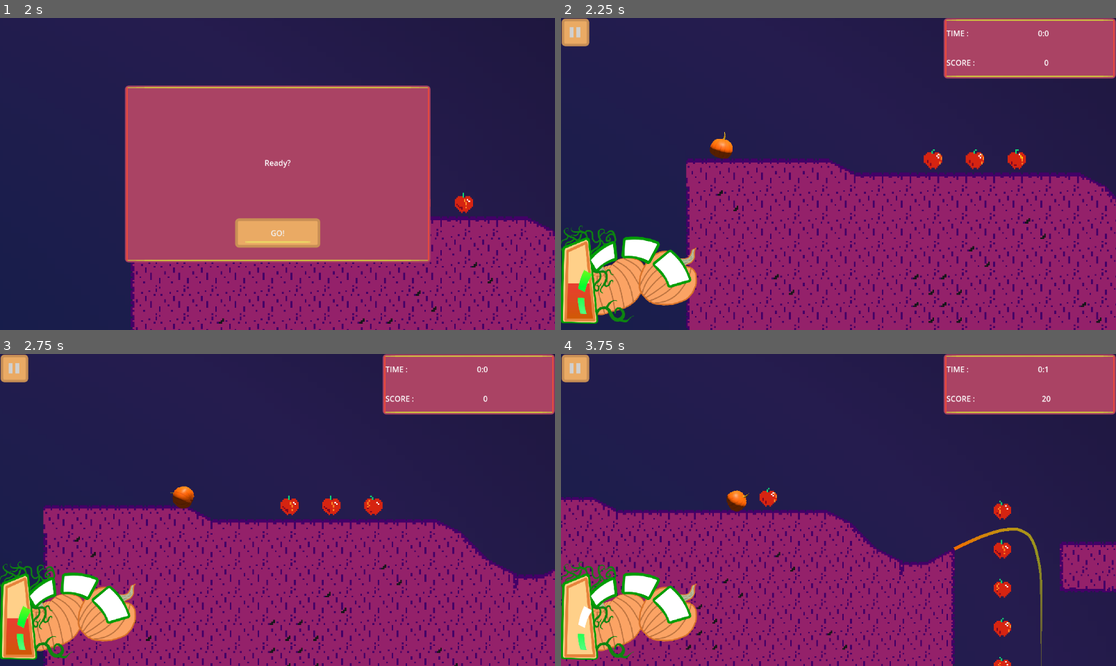
Above: before the commit, frames 1-4 (two rows, left to right).
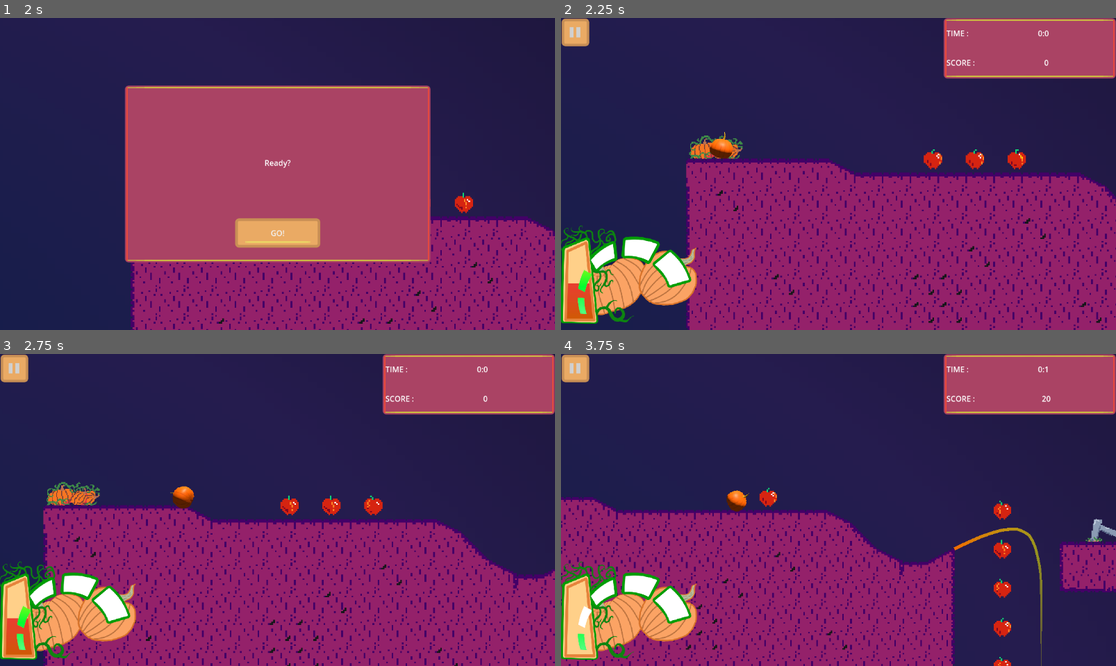
Above: after the commit, the same moments.

Repository: LettucePie/gwj-62-harvest
Game: Godot game, scene res://Play.tscn
Same seed, same stepped clock (60 frames per second), same inputs: the game is played once before the commit and once after it.
Inputs:
- Up to frame 1 (2 s): hold W (accelerate) 0.53-1.25 s; click "Play" at 1.25 s
- Up to frame 2 (2.25 s): click "GO!" at 2 s
- Up to frame 3 (2.75 s): no input
- Up to frame 4 (3.75 s): hold S (brake) 2.78-3.53 s; hold W (accelerate) from 3.53 s (still down)

Frame 1 is identical in both runs. In frame 2, 0.3% of the frame differs, in the area x 23-33%, y 37-46%; in frame 3, 0.5%, in the area x 8-19%, y 40-49%; in frame 4, 0.2%.

Commit message:
Added visual clutter to stage1

Diff:
--- a/levels/stage_1.tscn
+++ b/levels/stage_1.tscn
@@ -1,12 +1,16 @@
-[gd_scene load_steps=17 format=3 uid="uid://camrsd16j3ihy"]
+[gd_scene load_steps=21 format=3 uid="uid://camrsd16j3ihy"]
 
 [ext_resource type="Script" path="res://levels/stage.gd" id="1_27heg"]
 [ext_resource type="PackedScene" uid="uid://bqli0ogr3o2of" path="res://gameplay/player_follow.tscn" id="2_esmv4"]
 [ext_resource type="PackedScene" uid="uid://bqrdpqwrcgx5q" path="res://gameplay/player_visual.tscn" id="3_t2xnj"]
 [ext_resource type="PackedScene" uid="uid://cgb8yhwq50oet" path="res://gameplay/launch.tscn" id="4_35x64"]
+[ext_resource type="Texture2D" uid="uid://br7w5kh2f3dgf" path="res://art/sprites/pumpkin_patch.png" id="5_n64w6"]
 [ext_resource type="PackedScene" uid="uid://dxbr26n21x5nr" path="res://gameplay/camera_2d.tscn" id="5_vb407"]
 [ext_resource type="PackedScene" uid="uid://dtnu5mriwwpo3" path="res://levels/ramps/ramp_1.tscn" id="6_3c0e6"]
+[ext_resource type="Texture2D" uid="uid://cikcu1oh738ja" path="res://art/sprites/downed_fence.png" id="6_255r6"]
 [ext_resource type="PackedScene" uid="uid://cqui13q2cjxlx" path="res://levels/ramps/flat_1.tscn" id="7_qkqwt"]
+[ext_resource type="Texture2D" uid="uid://bcj1l5bhg4pno" path="res://art/sprites/tree_dead.png" id="7_wrmwv"]
+[ext_resource type="Texture2D" uid="uid://cgvfbq8v4vnqe" path="res://art/sprites/scare-crow.png" id="8_4cnnv"]
 [ext_resource type="PackedScene" uid="uid://dcim2sfn5qt4w" path="res://levels/ramps/ramp_2.tscn" id="8_r74vh"]
 [ext_resource type="PackedScene" uid="uid://df2ugyhmubts7" path="res://levels/ramps/ramp_3.tscn" id="9_04tvv"]
 [ext_resource type="PackedScene" uid="uid://ee3l2gsbnghk" path="res://levels/ramps/ramp_4.tscn" id="9_s0bjv"]
@@ -25,6 +29,67 @@
 player_vis_scene = ExtResource("3_t2xnj")
 launch_scene = ExtResource("4_35x64")
 
+[node name="clutter" type="Node2D" parent="."]
+
+[node name="pumpkin_patch" type="Sprite2D" parent="clutter"]
+position = Vector2(13, 2)
+scale = Vector2(2, 2)
+texture = ExtResource("5_n64w6")
+
+[node name="fence" type="Sprite2D" parent="clutter"]
+position = Vector2(1552, 96)
+scale = Vector2(2.5, 2.5)
+texture = ExtResource("6_255r6")
+
+[node name="fence2" type="Sprite2D" parent="clutter"]
+position = Vector2(6542, 1901)
+scale = Vector2(2.5, 2.5)
+texture = ExtResource("6_255r6")
+
+[node name="tree" type="Sprite2D" parent="clutter"]
+position = Vector2(3151, -345)
+scale = Vector2(3, 3)
+texture = ExtResource("7_wrmwv")
+
+[node name="tree4" type="Sprite2D" parent="clutter"]
+z_index = 1
+position = Vector2(2829, 1149)
+scale = Vector2(3, 3)
+texture = ExtResource("7_wrmwv")
+
+[node name="tree2" type="Sprite2D" parent="clutter"]
+position = Vector2(3265, -381)
+scale = Vector2(3, 3)
+texture = ExtResource("7_wrmwv")
+
+[node name="tree5" type="Sprite2D" parent="clutter"]
+position = Vector2(8955, 1937)
+scale = Vector2(3, 3)
+texture = ExtResource("7_wrmwv")
+
+[node name="tree6" type="Sprite2D" parent="clutter"]
+position = Vector2(9067, 1928)
+scale = Vector2(3.5, 3.5)
+texture = ExtResource("7_wrmwv")
+flip_h = true
+
+[node name="tree3" type="Sprite2D" parent="clutter"]
+position = Vector2(3393, -475)
+scale = Vector2(3, 3)
+texture = ExtResource("7_wrmwv")
+flip_h = true
+
+[node name="scarecrow" type="Sprite2D" parent="clutter"]
+position = Vector2(3935, 962)
+scale = Vector2(2, 2)
+texture = ExtResource("8_4cnnv")
+
+[node name="scarecrow2" type="Sprite2D" parent="clutter"]
+position = Vector2(7667, 1879)
+rotation = -0.242601
+scale = Vector2(2, 2)
+texture = ExtResource("8_4cnnv")
+
 [node name="player_follow" parent="." instance=ExtResource("2_esmv4")]
 position = Vector2(132, 43)
 
Binary file added: art/sprites/downed_fence.aseprite
Binary file added: art/sprites/downed_fence.png
Not shown, added: art/sprites/downed_fence.png.import
Binary file added: art/sprites/pumpkin_patch.aseprite
Binary file added: art/sprites/pumpkin_patch.png
Not shown, added: art/sprites/pumpkin_patch.png.import
Binary file added: art/sprites/scare-crow.aseprite
Binary file added: art/sprites/scare-crow.png
Not shown, added: art/sprites/scare-crow.png.import
Binary file added: art/sprites/tree_dead.aseprite
Binary file added: art/sprites/tree_dead.png
Not shown, added: art/sprites/tree_dead.png.import
